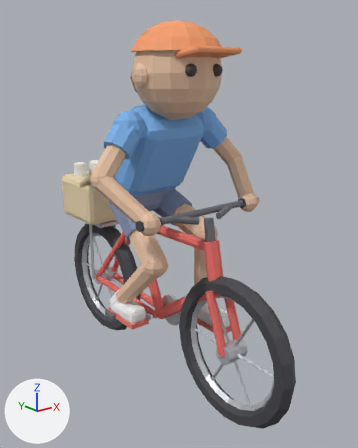
The glTF model Data/SampleProjects/PaperKid/Sources/KidBike.glb as it was, and as the next commit left it.
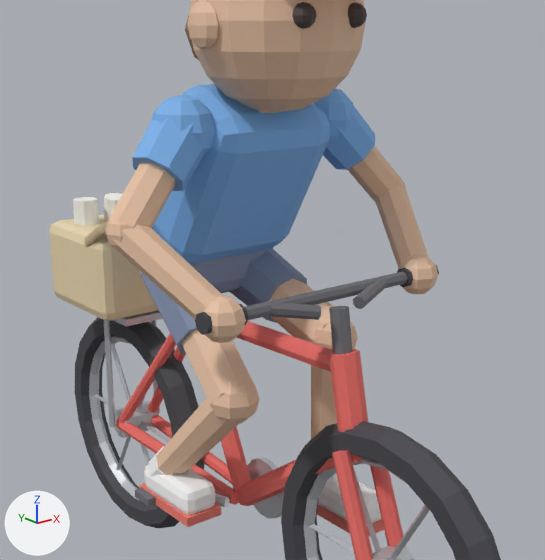
Each version appears first whole from a 50 mm camera at (-1.4, -1.93, 1.56) aimed at (0.07, -0.08, 0.82), and next in a close-up on the part from 10% to 87% of the width and 14% to 77% of the height. Arrows for +X, +Y and +Z are at lower left; the lights stay in place. The older version's two pictures come first. Vertices at exactly the same position are counted once.

Script lines for the objects in view, before the commit:
```python
me_kidbike = bpy.data.meshes.new('KidBike')
me_kidbike.from_pydata(...)  # 2571 vertices, 4808 faces; spans x -0.43..0.43, y -0.9..0.9, z 0.0..1.75
me_kidbike.materials.append(mat_tyre)  # dark grey #45454b
me_kidbike.materials.append(mat_metal)  # light grey #ced1d7
me_kidbike.materials.append(mat_frame)  # red #ef6f69
me_kidbike.materials.append(mat_dark)  # grey #6f6f76
me_kidbike.materials.append(mat_bag)  # beige #e7d4ad
me_kidbike.materials.append(mat_bagdark)  # beige #c8b38e
me_kidbike.materials.append(mat_paper)  # white #f7f6ef
me_kidbike.materials.append(mat_shorts)  # greyish blue #818eaa
me_kidbike.materials.append(mat_shirt)  # blue #7cb3ed
me_kidbike.materials.append(mat_skin)  # beige #eac4a6
me_kidbike.materials.append(mat_eye)  # dark grey #504545
me_kidbike.materials.append(mat_cap)  # orange #f9a06c
me_kidbike.materials.append(mat_hair)  # brown #957659
me_kidbike.materials.append(mat_shoe)  # white #f8f8f8
me_kidbike.materials.append(mat_sole)  # red #ed7c6f
ob_kidbike = bpy.data.objects.new('KidBike', me_kidbike)
ob_kidbike.location = (0.0, 0.0, 0.0)
```
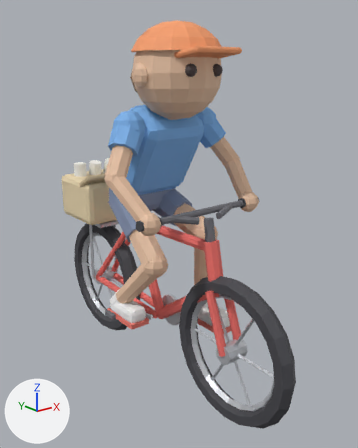
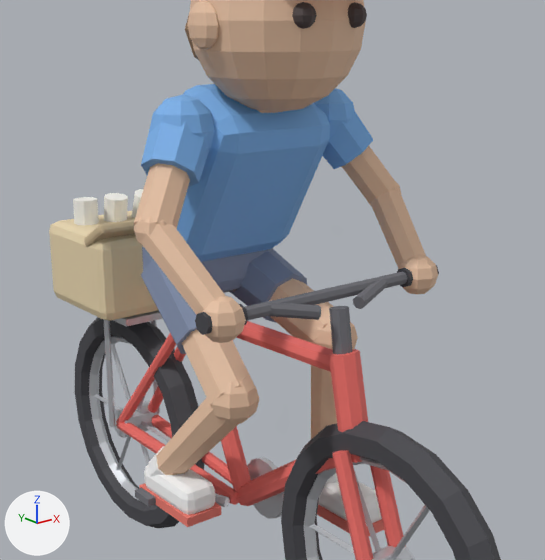
The change, as JSON lines over the scene's bpy script:
```json
{"block": "me_kidbike", "where": "# used by ob_kidbike; location = (0.0, 0.0, 0.0)"}
{"op": "remove", "block": "me_kidbike", "code": "me_kidbike.from_pydata(...)  # 2571 vertices, 4808 faces; spans x -0.43..0.43, y -0.9..0.9, z 0.0..1.75"}
{"op": "add", "block": "me_kidbike", "code": "me_kidbike.from_pydata(...)  # 2571 vertices, 4808 faces; spans x -0.38..0.38, y -0.9..0.9, z 0.0..1.75"}
{"block": "me_kidbike", "change": "me_kidbike part 1: the loose piece of 16 vertices spanning x -0.34..-0.16, y -0.17..-0.03, z 1.18..1.36 is multiplied about its middle by the matrix ((0.838, -0.465, 0.036), (0.462, 0.817, -0.197), (0.065, 0.19, 0.938)), then moved by (0.01, -0.01, 0.0)"}
{"block": "me_kidbike", "change": "me_kidbike part 2: the loose piece of 16 vertices spanning x 0.16..0.34, y -0.17..-0.03, z 1.18..1.36 is multiplied about its middle by the matrix ((0.838, 0.465, -0.036), (-0.462, 0.817, -0.197), (-0.065, 0.19, 0.938)), then moved by (-0.01, -0.01, 0.0)"}
{"block": "me_kidbike", "change": "me_kidbike part 3: the loose piece of 16 vertices spanning x -0.42..-0.26, y -0.18..-0.07, z 1.08..1.25 is multiplied about its middle by the matrix ((0.814, -0.452, 0.035), (0.449, 0.794, -0.192), (0.063, 0.184, 0.911)), then moved by (0.04, -0.02, 0.0)"}
{"block": "me_kidbike", "change": "me_kidbike part 4: the loose piece of 42 vertices spanning x -0.43..-0.34, y -0.18..-0.09, z 1.07..1.16 is moved by (0.05, -0.03, 0.0)"}
{"block": "me_kidbike", "change": "me_kidbike part 5: the loose piece of 16 vertices spanning x -0.43..-0.25, y -0.36..-0.11, z 0.92..1.15 is multiplied about its middle by the matrix ((0.844, 0.244, -0.094), (-0.256, 0.836, -0.132), (0.053, 0.153, 0.869)), then moved by (0.03, -0.02, 0.0)"}
{"block": "me_kidbike", "change": "me_kidbike part 6: the loose piece of 16 vertices spanning x 0.26..0.42, y -0.18..-0.07, z 1.08..1.25 is multiplied about its middle by the matrix ((0.814, 0.452, -0.035), (-0.449, 0.794, -0.192), (-0.063, 0.184, 0.911)), then moved by (-0.04, -0.02, 0.0)"}
{"block": "me_kidbike", "change": "me_kidbike part 7: the loose piece of 42 vertices spanning x 0.34..0.43, y -0.18..-0.09, z 1.07..1.16 is moved by (-0.05, -0.03, 0.0)"}
{"block": "me_kidbike", "change": "me_kidbike part 8: the loose piece of 16 vertices spanning x 0.25..0.43, y -0.36..-0.11, z 0.92..1.15 is multiplied about its middle by the matrix ((0.844, -0.244, 0.094), (0.256, 0.836, -0.132), (-0.053, 0.153, 0.869)), then moved by (-0.03, -0.02, 0.0)"}
```

Boxes (x1, y1, x2, y2) around the edits, measured in the close-ups (545 x 560 px; the box of a moved part takes in the faces that stretch with it):
```json
{"part": 1, "of": "me_kidbike", "change": "moved or reshaped", "before": [132, 117, 209, 191], "after": [141, 121, 210, 188]}
{"part": 2, "of": "me_kidbike", "change": "moved or reshaped", "before": [323, 107, 375, 170], "after": [323, 107, 373, 169]}
{"part": 3, "of": "me_kidbike", "change": "moved or reshaped", "before": [108, 163, 175, 229], "after": [134, 163, 190, 229]}
{"part": 4, "of": "me_kidbike", "change": "moved or reshaped", "before": [105, 214, 131, 251], "after": [134, 214, 166, 247]}
{"part": 5, "of": "me_kidbike", "change": "moved or reshaped", "before": [112, 224, 223, 319], "after": [141, 223, 226, 315]}
{"part": 6, "of": "me_kidbike", "change": "moved or reshaped", "before": [348, 146, 403, 203], "after": [341, 146, 398, 205]}
{"part": 7, "of": "me_kidbike", "change": "moved or reshaped", "before": [401, 180, 406, 188], "after": [368, 180, 402, 203], "on screen": "mostly hidden"}
{"part": 8, "of": "me_kidbike", "change": "moved or reshaped", "before": [375, 185, 428, 268], "after": [370, 188, 426, 268]}
```
